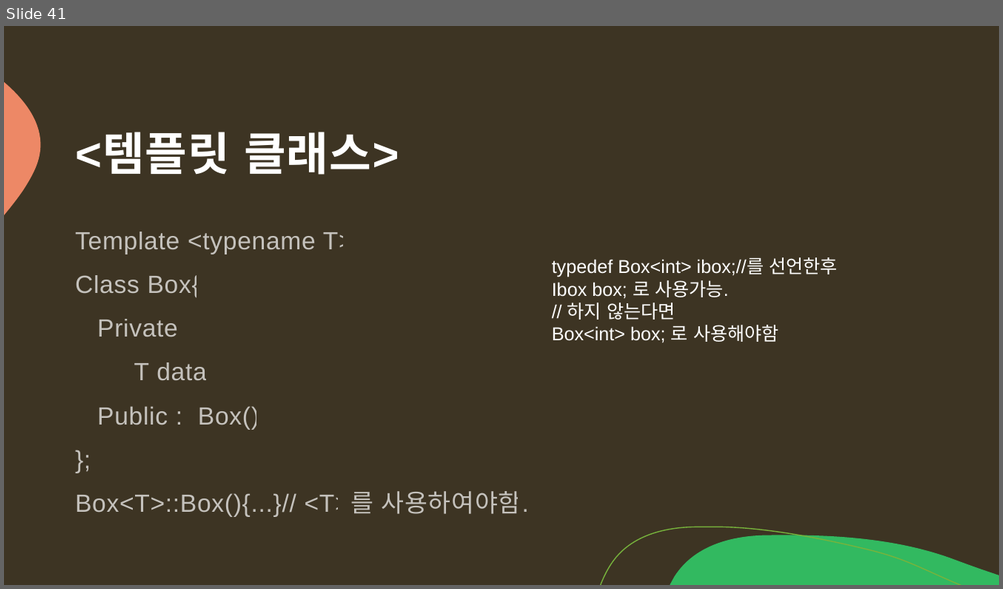
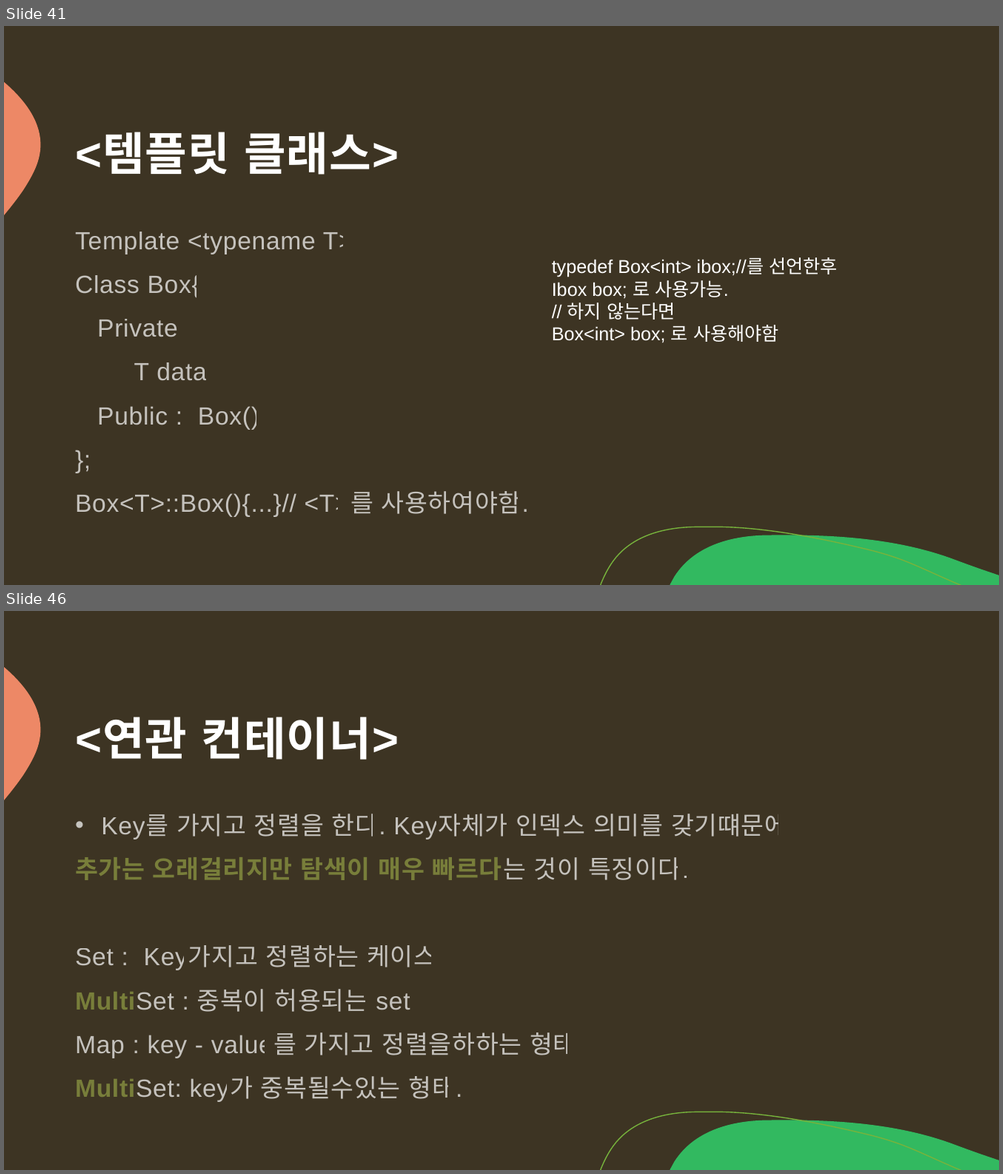
Before and after one commit to arkchimy/_Algorithm, a slide deck: 전공지식/C언어의 기초/C언어 기초지식.pptx. Shown one above the other, each under a label of ours: slide 41 before the commit, slides 41 and 46 after it; the slides between them are not shown. The pictures are 1003x589 and 1003x1174 pixels, drawn with LibreOffice and Linux fonts; fonts in the diff are those of the drawing. Boxes give left, top, right and bottom in pixels: in the first picture for what was removed or moved away, otherwise in the second. Text is boxed around its words. In the diff, an @@ line names an element or a change of style, - is before the commit and + after.

Commit message:
[c++ 지식 ] 순차,연관 컨테이너 & iterator

```diff
--- a/전공지식/C언어의 기초/C언어 기초지식.pptx
+++ b/전공지식/C언어의 기초/C언어 기초지식.pptx
@@ slide 46 added at (4, 611, 999, 1170), background #3D3423; not listed: 3 template elements that a slide beside it also shows @@
@@ title added at (75, 717, 399, 760), 44 pt, text #FFFFFF, bold @@
+<연관 컨테이너>
@@ text added at (75, 814, 787, 1102), 24 pt, text #FFFFFF at 70% opacity @@
+• Key를 가지고 정렬을 한다. Key자체가 인덱스 의미를 갖기떄문에
+추가는 오래걸리지만 탐색이 매우 빠르다는 것이 특징이다.
+Set : Key가지고 정렬하는 케이스
+MultiSet : 중복이 허용되는 set
+Map : key - value를 가지고 정렬을하하는 형태
+MultiSet: key가 중복될수있는 형태.
```
Also in this commit, not shown: 6 other slides added.
